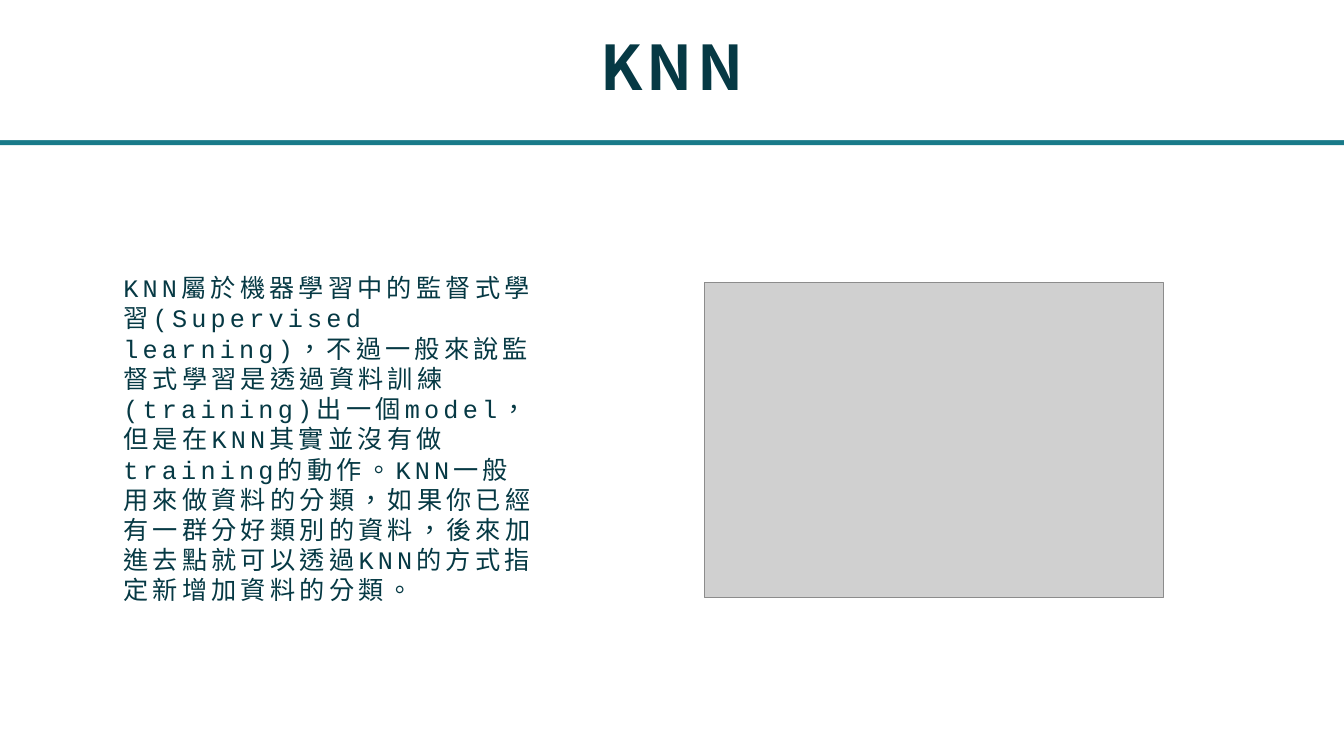
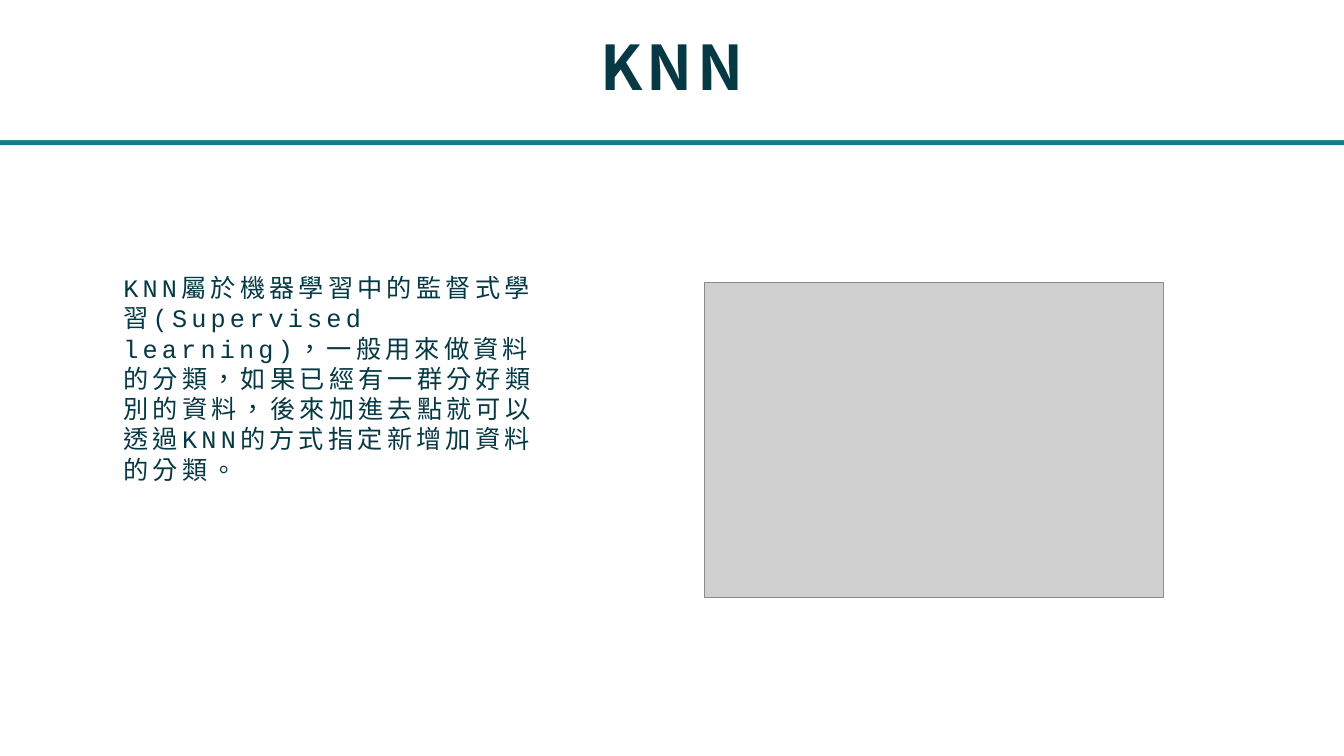
Before and after one commit to jhuangyahui/datamining, a slide deck: slide 11 of datamining/datamining.pptx. Drawn at 1344x756 pixels with LibreOffice and Linux fonts; fonts in the diff are those of the drawing; grey boxes stand for pictures. Boxes give left, top, right and bottom in pixels: in the first picture for what was removed or moved away, otherwise in the second. Text is boxed around its words. In the diff, an @@ line names an element or a change of style, - is before the commit and + after.

```diff
--- a/datamining/datamining.pptx
+++ b/datamining/datamining.pptx
@@ text at bbox=[123, 309, 530, 481]: text changed @@
-KNN屬於機器學習中的監督式學習(Supervised learning)，不過一般來說監督式學習是透過資料訓練(training)出一個model，但是在KNN其實並沒有做training的動作。KNN一般用來做資料的分類，如果你已經有一群分好類別的資料，後來加進去點就可以透過KNN的方式指定新增加資料的分類。
+KNN屬於機器學習中的監督式學習(Supervised learning)，一般用來做資料的分類，如果已經有一群分好類別的資料，後來加進去點就可以透過KNN的方式指定新增加資料的分類。
```
Also in this commit, not shown: 6 other slides changed, 1 other file.
